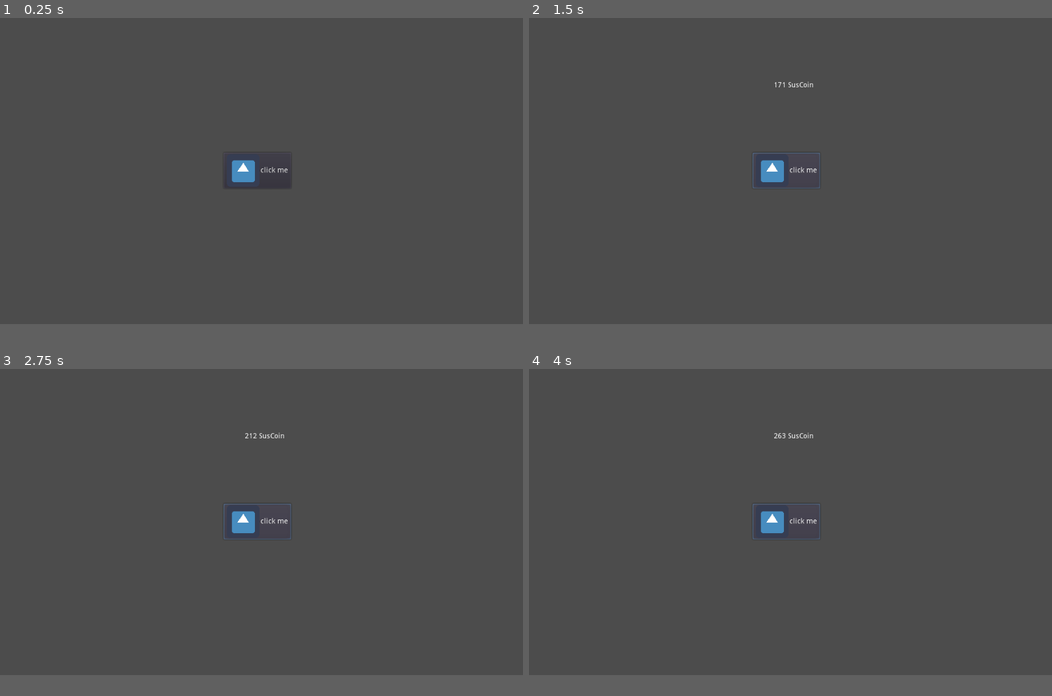
Above: before the commit, frames 1-4 (two rows, left to right).
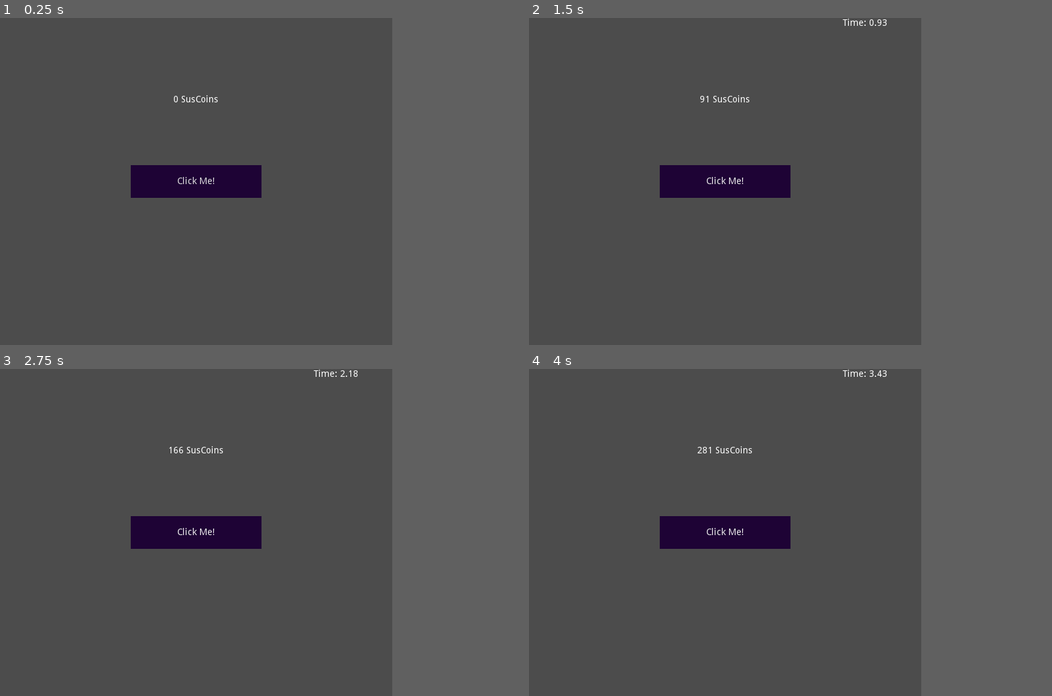
Above: after the commit, the same moments.

Repository: EnokiUN/clicker
Game: Godot game, scene res://main.tscn
Same seed, same stepped clock (60 frames per second), same inputs: the game is played once before the commit and once after it. The engine's default icon, where the game draws it, is replaced by a stand-in: a white triangle on a blue panel in a dark square.
Inputs (mouse positions are in pixels of both pictures, inside the frame that each line leads up to):
- Up to frame 1 (0.25 s): no input
- Up to frame 2 (1.5 s): click (785, 171) at 0.5 s, where only the run before the commit has a clickable "click me"; click (790, 171) at 1.25 s, where only the run after the commit has a clickable "Click Me!"
- Up to frame 3 (2.75 s): click (256, 522) at 2 s, where only the run before the commit has a clickable "click me"
- Up to frame 4 (4 s): click (790, 522) at 2.75 s, where only the run after the commit has a clickable "Click Me!"; click (785, 522) at 3.5 s, where only the run before the commit has a clickable "click me"
In our replay, the window is 800x468 before the commit and 600x500 after it. These sizes can differ from the game's own. Grey fills any space a smaller window leaves; there, only what the larger window draws over its background counts as a difference.

The runs differ from the first frame. In frame 1, 2.7% of the frame differs, in the area x 25-55%, y 23-55%; in frame 2, 2.8%; in frame 3, 2.8%; in frame 4, 2.9%, in the area x 25-69%, y 0-55%.

Commit message:
More new stuff (still experimenting)

Diff:
--- a/src/Button.gd
+++ /dev/null
@@ -1,13 +0,0 @@
-extends Button
-
-export var cash: int = 0
-var rng = RandomNumberGenerator.new()
-
-onready var label = get_node("../Label")
-
-func _ready():
-	rng.randomize()
-
-func _on_Button_pressed():
-	cash += rng.randi_range(1, 100)
-	label.text = "%d SusCoin" % cash
--- /dev/null
+++ b/src/Main.gd
@@ -0,0 +1,25 @@
+extends Control
+
+export var cash: int = 0
+var rng: RandomNumberGenerator = RandomNumberGenerator.new()
+var counting: bool = false
+var elapsed: float = 0
+
+onready var coin_label = $"CoinLabel"
+onready var timer_label = $"TimeLabel"
+
+func _ready():
+	rng.randomize()
+
+func _process(delta):
+	if counting:
+		elapsed += delta
+		timer_label.text = "Time: %.2f" % elapsed
+
+func _on_MoneyButton_pressed():
+	if !counting:
+		counting = true
+	cash += rng.randi_range(1, 100)
+	if cash >= 10_000:
+		counting = false
+	coin_label.text = "%d SusCoins" % cash
--- /dev/null
+++ b/src/default_button.tres
@@ -0,0 +1,4 @@
+[gd_resource type="StyleBoxFlat" format=2]
+
+[resource]
+bg_color = Color( 0.117647, 0.0117647, 0.207843, 1 )
--- a/src/main.tscn
+++ b/src/main.tscn
@@ -1,29 +1,56 @@
-[gd_scene load_steps=3 format=2]
+[gd_scene load_steps=5 format=2]
 
-[ext_resource path="res://Button.gd" type="Script" id=1]
-[ext_resource path="res://icon.png" type="Texture" id=2]
+[ext_resource path="res://Main.gd" type="Script" id=1]
+[ext_resource path="res://default_button.tres" type="StyleBox" id=2]
+
+[sub_resource type="StyleBoxFlat" id=1]
+bg_color = Color( 0.227451, 0.0941176, 0.0941176, 1 )
+
+[sub_resource type="Theme" id=2]
+Button/styles/disabled = ExtResource( 2 )
+Button/styles/focus = ExtResource( 2 )
+Button/styles/hover = ExtResource( 2 )
+Button/styles/normal = ExtResource( 2 )
+Button/styles/pressed = SubResource( 1 )
 
 [node name="Node2D" type="Node2D"]
-position = Vector2( 6, 0 )
 
-[node name="Button" type="Button" parent="."]
-anchor_right = 1.0
-anchor_bottom = 1.0
-margin_left = 432.0
-margin_top = 264.0
-margin_right = 564.0
-margin_bottom = 334.0
-text = "click me"
-icon = ExtResource( 2 )
+[node name="Control" type="Control" parent="."]
+margin_right = 600.0
+margin_bottom = 500.0
 script = ExtResource( 1 )
 
-[node name="Camera2D" type="Camera2D" parent="."]
-position = Vector2( 512, 304 )
+[node name="MoneyButton" type="Button" parent="Control"]
+anchor_left = 0.5
+anchor_top = 0.5
+anchor_right = 0.5
+anchor_bottom = 0.5
+margin_left = -100.0
+margin_top = -25.0
+margin_right = 100.0
+margin_bottom = 25.0
+theme = SubResource( 2 )
+text = "Click Me!"
 
-[node name="Label" type="Label" parent="."]
-margin_right = 1024.0
-margin_bottom = 264.0
+[node name="CoinLabel" type="Label" parent="Control"]
+anchor_left = 0.5
+anchor_top = 0.25
+anchor_right = 0.5
+anchor_bottom = 0.25
+margin_left = -50.0
+margin_top = -25.0
+margin_right = 50.0
+margin_bottom = 25.0
+text = "0 SusCoins"
 align = 1
 valign = 1
 
-[connection signal="pressed" from="Button" to="Button" method="_on_Button_pressed"]
+[node name="TimeLabel" type="Label" parent="Control"]
+anchor_left = 1.0
+anchor_right = 1.0
+margin_left = -120.0
+margin_top = 1.0
+margin_right = -1.0
+margin_bottom = 44.0
+
+[connection signal="pressed" from="Control/MoneyButton" to="Control" method="_on_MoneyButton_pressed"]
--- a/src/project.godot
+++ b/src/project.godot
@@ -11,8 +11,14 @@
 [application]
 
 config/name="Ultimate Clicker"
+config/description="Ultimatest clicker game ever"
 run/main_scene="res://main.tscn"
 config/icon="res://icon.png"
+
+[display]
+
+window/size/width=600
+window/size/height=500
 
 [physics]
 
